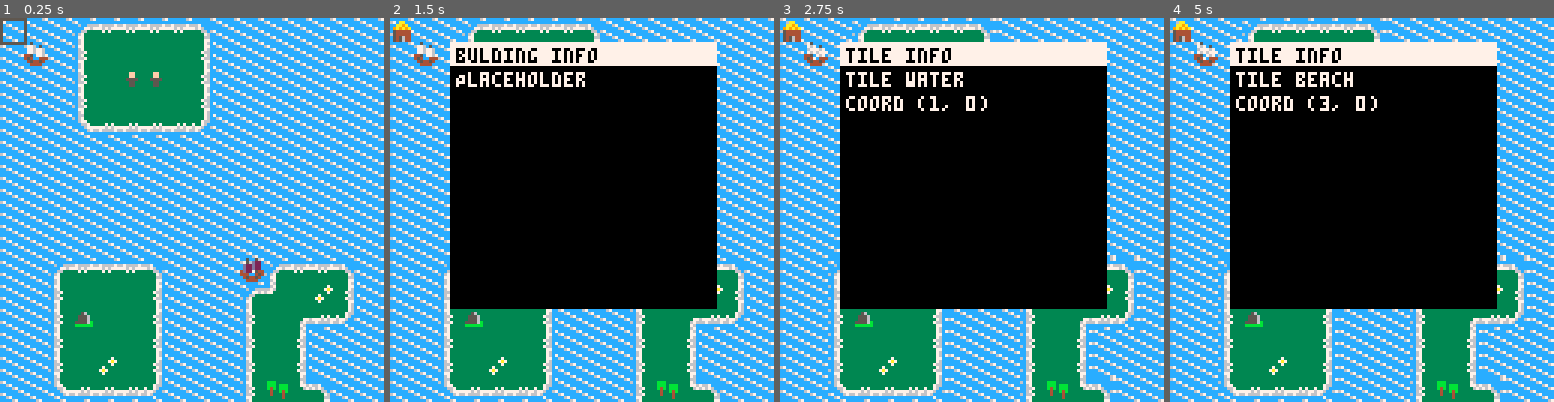
Above: before the commit, frames 1-4 (left to right).
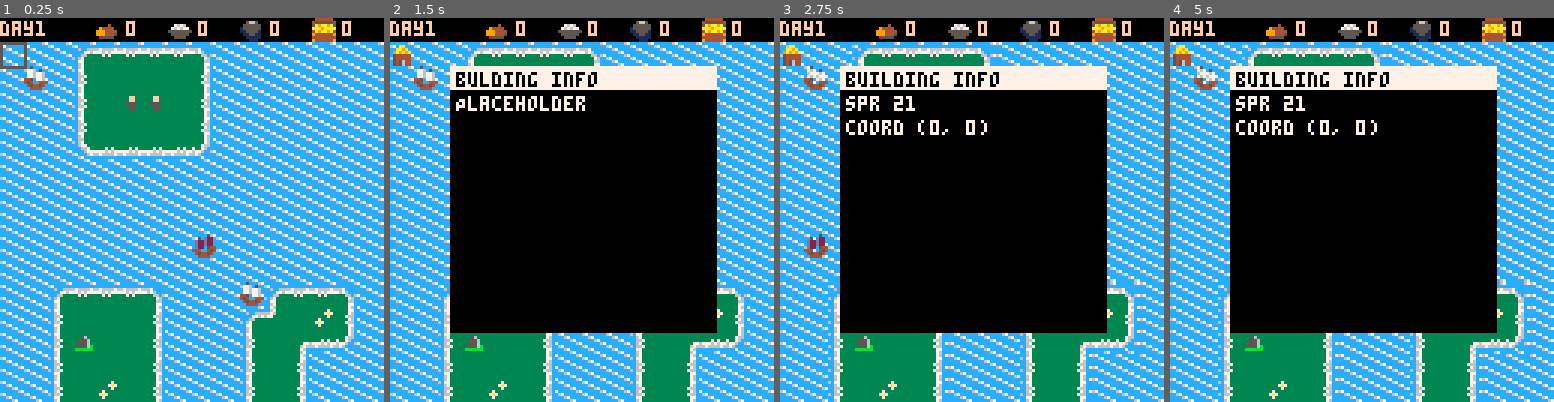
Above: after the commit, the same moments.

Repository: ignoreintuition/archipelago
Game: PICO-8 cartridge archipelago.p8
Same seed, same stepped clock (60 frames per second), same inputs: the game is played once before the commit and once after it.
Inputs:
- Up to frame 1 (0.25 s): no input
- Up to frame 2 (1.5 s): tap X (X key) at 0.33, 1.07 s; tap O (Z key) at 0.7 s
- Up to frame 3 (2.75 s): hold Right 1.6-2.1 s; tap O (Z key) at 1.7, 2.1, 2.5 s; tap X (X key) at 1.85 s; hold Up 2.15-2.42 s; hold Right from 2.47 s (still down)
- Up to frame 4 (5 s): tap O (Z key) every 0.4 s from 2.9 to 4.9 s; tap X (X key) at 2.97, 4.08 s; release Right at 3.03 s; hold Left 3.08-3.58 s; hold Down 3.63-3.97 s; hold Right 4.02-4.68 s; hold Up from 4.73 s (still down)

The runs differ from the first frame. In frame 1, 19% of the frame differs, in the area x 0-100%, y 0-100%; in frame 2, 23%; in frame 3, 23%; in frame 4, 23%.

Commit message:
updated toolbar

Diff:
--- a/archipelago.p8
+++ b/archipelago.p8
@@ -42,14 +42,14 @@
 00000000000000000000000000000000000000000000000000000000000000000000000000000000000000000000000000000000000000000000000000000000
 00000000000000000000000000000000000000000000000000000000000000000000000000000000000000000000000000000000000000000000000000000000
 00000000000000000000000000000000000000000000000000000000000000000000000000000000000000000000000000000000000000000000000000000000
-00560000004000000000000000000000008888000000000000000000000000000000000000000000000000000000000000000000000000000000000000000000
-05666600400400000000aaa000001a00080000800000000000000000000000000000000000000000000000000000000000000000000000000000000000000000
-00666660040040000099aaaa00010000808008080000000000000000000000000000000000000000000000000000000000000000000000000000000000000000
-000466600040040008888aaa00555000800880080000000000000000000000000000000000000000000000000000000000000000000000000000000000000000
-004496660004060008778aaa05556500800880080000000000000000000000000000000000000000000000000000000000000000000000000000000000000000
-044900660000666008778aa505555500808008080000000000000000000000000000000000000000000000000000000000000000000000000000000000000000
-44900000000006660888855005555500080000800000000000000000000000000000000000000000000000000000000000000000000000000000000000000000
-09000000000000660000000000555000008888000000000000000000000000000000000000000000000000000000000000000000000000000000000000000000
+00560000004000000000000000000000008888000000000000000000000000000000000004444440000000000000000000000000000000000000000000000000
+05666600400400000000aaa000001a00080000800000000000000000000000000056650045555554000000000000000000000000000000000000000000000000
+00666660040040000099aaaa0001000080800808000000000000400000767600055555505a9aa9a5000000000000000000000000000000000000000000000000
+000466600040040008888aaa005550008008800800000000094444000767677015555550aaa9aaaa000000000000000000000000000000000000000000000000
+004496660004060008778aaa0555650080088008000000009994444055555555115555104a9aa9a4000000000000000000000000000000000000000000000000
+044900660000666008778aa505555500808008080000000099944450055555500115511094444449000000000000000000000000000000000000000000000000
+44900000000006660888855005555500080000800000000008555500005555000011111044444444000000000000000000000000000000000000000000000000
+09000000000000660000000000555000008888000000000000000000000000000001110094444449000000000000000000000000000000000000000000000000
 __gff__
 00050903030303030303030303030302020202151902060a1200002529000000000000000000000000000000000000000000000000000000000000000000000000000000000000000000000000000000000000000000000000000000000000000000000000000000000000000000000000000000000000000000000000000000
 0000000000000000000000000000000000000000000000000000000000000000000000000000000000000000000000000000000000000000000000000000000000000000000000000000000000000000000000000000000000000000000000000000000000000000000000000000000000000000000000000000000000000000
--- a/src/building.lua
+++ b/src/building.lua
@@ -6,6 +6,9 @@
   b.x = x
   b.y = y
   b.active = false
+  if b.spr == farm then
+    food = food + 1
+  end
   return b
 end
 
--- a/src/classEntity.lua
+++ b/src/classEntity.lua
@@ -1,20 +1,24 @@
 global = _ENV
-class = setmetatable({
+class = setmetatable(
+  {
     new = function(_ENV, tbl)
-        tbl = tbl or {}
-        setmetatable(tbl, {
-            __index = _ENV
-        })
-        return tbl
+      tbl = tbl or {}
+      setmetatable(
+        tbl, {
+          __index = _ENV
+        }
+      )
+      return tbl
     end,
 
     init = function()
     end
-}, {
+  }, {
     __index = _ENV
-})
+  }
+)
 
 entity = class:new({
-    x = 0,
-    y = 0
+  x = 0,
+  y = 0
 })
--- a/src/dialog.lua
+++ b/src/dialog.lua
@@ -18,7 +18,7 @@
     rectfill(d.x, d.y + 8, d.x + dSize[d.sz][3], d.y + dSize[d.sz][4] - 8, 0)
     print(d.t, d.x + 2, d.y + 2, 0)
     for i, v in ipairs(d.c) do
-      print(v, d.x + 2, d.y + 10 + 8 * (i-1), 7)
+      print(v, d.x + 2, d.y + 10 + 8 * (i - 1), 7)
     end
   end
 end
--- a/src/enemy.lua
+++ b/src/enemy.lua
@@ -1,14 +1,18 @@
 function initEnemy()
-  enemyX = 10
-  enemyY = 10
+  enemyX = 8
+  enemyY = 8
+  direction = -1
 end
 
 function updateEnemy()
-if (timer % 60 == 0) then
-    enemyX = enemyX - 1
+  if timer % 120 == 0 then
+    if enemyX % 10 == 0 then
+      direction = direction * -1
+    end
+    enemyX = enemyX + direction
   end
 end
 
 function drawEnemy()
-  spr(27, enemyX*8, enemyY*8)
+  spr(27, enemyX * 8, enemyY * 8)
 end
--- a/src/game.lua
+++ b/src/game.lua
@@ -1,50 +1,60 @@
 function _init()
-    timer = 0
-    animTimer = 10
+  timer = 0
+  animTimer = 10
 
-    water = 0
-    land = 1
+  water = 0
+  land = 1
 
-    building = 1
-    unit = 2
+  building = 1
+  unit = 2
 
-    frame1 = 2
-    frame2 = 3
+  frame1 = 2
+  frame2 = 3
 
-    ship = 19
-    troop = 22
-    house = 21
-    farm = 24
-    port = 25
-    mine = 26
+  ship = 19
+  troop = 22
+  house = 21
+  farm = 24
+  port = 25
+  mine = 26
 
-    sMode = 1 --select
-    mMode = 2 --move
-    tMode = 3 --toolbar
-    dMode = 4 --dialog
+  sMode = 1
+  --select
+  mMode = 2
+  --move
+  tMode = 3
+  --toolbar
+  dMode = 4
+  --dialog
 
-    initMap()
-    initSprites()
-    initEnemy()
-    initUi()
-    initToolbar()
-    printh("Locked and stocked.")
+  wood = 0
+  food = 0
+  ore = 0
+  gold = 0
+  day = 1
+
+  initMap()
+  initSprites()
+  initEnemy()
+  initUi()
+  initToolbar()
+  printh("Locked and stocked.")
 end
 
 function _update()
-    if (timer < 0) timer = animTimer
-    timer = timer - 1
-    updateMap()
-    updateSprites()
-    updateEnemy()
-    updateUi()
+  if (timer < 0) timer = animTimer
+  timer = timer - 1
+  updateMap()
+  updateSprites()
+  updateEnemy()
+  updateUi()
 end
 
 function _draw()
-    drawMap()
-    drawSprites()
-    drawEnemy()
-    drawToolbar()
-    drawDialog()
-    drawUi()
+  drawMap()
+  drawSprites()
+  drawEnemy()
+  drawToolbar()
+  drawDialog()
+  drawUi()
 end
--- a/src/helpers.lua
+++ b/src/helpers.lua
@@ -1,25 +1,25 @@
 function animate(s)
-    if (timer == 0) then
-        if (fget(s.spr, frame1) == true) then
-            return s.spr + 1
-        else
-            return s.spr - 1
-        end
+  if timer == 0 then
+    if fget(s.spr, frame1) == true then
+      return s.spr + 1
+    else
+      return s.spr - 1
     end
-    return s.spr
+  end
+  return s.spr
 end
 
 function isTile(type, x, y)
-    tile = mget(x, y)
-    return fget(tile, type)
+  tile = mget(x, y)
+  return fget(tile, type)
 end
 
-function swapTile(x,y)
-  tile=mget(x,y)
-  mset(x,y,tile+1)
- end
+function swapTile(x, y)
+  tile = mget(x, y)
+  mset(x, y, tile + 1)
+end
 
- function unswapTile(x,y)
-  tile=mget(x,y)
-  mset(x,y,tile-1)
- end
+function unswapTile(x, y)
+  tile = mget(x, y)
+  mset(x, y, tile - 1)
+end
--- a/src/map.lua
+++ b/src/map.lua
@@ -1,10 +1,9 @@
 function initMap()
-
 end
 
 function updateMap()
   mapX = flr(c.x / 16) * 16
-  mapY = flr(c.y / 16) * 16
+  mapY = flr(c.y / 15) * 15
   if timer % 30 == 0 then
     toggleTile()
   end
@@ -13,14 +12,14 @@
 function drawMap()
   cls()
 
-  camera(mapX * 8, mapY * 8)
+  camera(mapX * 8, (mapY - 1) * 8)
 
   map(0, 0, 0, 0, 128, 64)
 end
 
 function toggleTile()
   for x = mapX, mapX + 15 do
-    for y = mapY, mapY + 15 do
+    for y = mapY, mapY + 14 do
       if isTile(2, x, y) then
         swapTile(x, y)
       elseif isTile(3, x, y) then
--- a/src/sprites.lua
+++ b/src/sprites.lua
@@ -1,71 +1,71 @@
 sprites = {}
 
 function initSprites()
-    for i, v in ipairs({{ship, 1, 1}, {ship, 10, 10}, {ship, 18, 3}, {troop, 5, 2}, {troop, 6, 2}}) do
-        addSprite(v)
-    end
+  for i, v in ipairs({ { ship, 1, 1 }, { ship, 10, 10 }, { ship, 18, 3 }, { troop, 5, 2 }, { troop, 6, 2 } }) do
+    addSprite(v)
+  end
 end
 
 function updateSprites()
-    for i, v in ipairs(sprites) do
-        if v.type == unit then
-            updateUnit(v)
-        elseif v.type == building then
-            updateBuilding(v)
-        end
+  for i, v in ipairs(sprites) do
+    if v.type == unit then
+      updateUnit(v)
+    elseif v.type == building then
+      updateBuilding(v)
     end
+  end
 end
 
 function drawSprites()
-    for i, v in ipairs(sprites) do
-        if v.type == unit then
-            drawUnit(v)
-        else
-            drawBuilding(v)
-        end
+  for i, v in ipairs(sprites) do
+    if v.type == unit then
+      drawUnit(v)
+    else
+      drawBuilding(v)
     end
+  end
 end
 
 function selectSprite(x, y)
-    for i, v in ipairs(sprites) do
-        if v.type == unit then
-            if v.x == x and v.y == y then
-                return selectUnit(v)
-            end
-        elseif v.type == building then
-            if v.x == x and v.y == y then
-                return selectBuilding(v)
-            end
-        end
+  for i, v in ipairs(sprites) do
+    if v.type == unit then
+      if v.x == x and v.y == y then
+        return selectUnit(v)
+      end
+    elseif v.type == building then
+      if v.x == x and v.y == y then
+        return selectBuilding(v)
+      end
     end
-    return false
+  end
+  return false
 end
 
 function getSpriteInfo(x, y)
-    for i, v in ipairs(sprites) do
-        if v.type == unit or v.type == building then
-            if v.x == x and v.y == y then
-                return v
-            end
-        end
+  for i, v in ipairs(sprites) do
+    if v.type == unit or v.type == building then
+      if v.x == x and v.y == y then
+        return v
+      end
     end
-    return {}
+  end
+  return {}
 end
 
 function moveSprite(x, y)
-    for i, v in ipairs(sprites) do
-        if v.sel and v.type == unit then
-            local res = moveUnit(v, x, y)
-            v.sel = not res
-            return res
-        end
+  for i, v in ipairs(sprites) do
+    if v.sel and v.type == unit then
+      local res = moveUnit(v, x, y)
+      v.sel = not res
+      return res
     end
+  end
 end
 
 function addSprite(v)
-    if v[1] == ship or v[1] == troop then
-        add(sprites, initUnit(v[1], v[2], v[3]))
-    else
-        add(sprites, initBuilding(v[1], v[2], v[3]))
-    end
+  if v[1] == ship or v[1] == troop then
+    add(sprites, initUnit(v[1], v[2], v[3]))
+  else
+    add(sprites, initBuilding(v[1], v[2], v[3]))
+  end
 end
--- a/src/tile.lua
+++ b/src/tile.lua
@@ -1,17 +1,17 @@
 function getTileInfo(x, y)
-    local t = {}
-    t.tile = mget(x, y)
-    t.terr = ""
-    if (fget(t.tile, 0) and fget(t.tile,1)) then
-      t.terr = "beach"
-    elseif fget(t.tile,0) then
-      t.terr = "water"
-    elseif (t.tile == 16) then
-      t.terr = "stone"
-    elseif (t.tile == 17) then
-      t.terr = "forest"
-    elseif (fget(t.tile,1)) then
-      t.terr = "land"
-    end
-    return t
+  local t = {}
+  t.tile = mget(x, y)
+  t.terr = ""
+  if fget(t.tile, 0) and fget(t.tile, 1) then
+    t.terr = "beach"
+  elseif fget(t.tile, 0) then
+    t.terr = "water"
+  elseif t.tile == 16 then
+    t.terr = "stone"
+  elseif t.tile == 17 then
+    t.terr = "forest"
+  elseif fget(t.tile, 1) then
+    t.terr = "land"
+  end
+  return t
 end
--- a/src/toolbar.lua
+++ b/src/toolbar.lua
@@ -1,53 +1,55 @@
 function initToolbar()
-    activeAction = 0
-    toolbarActive = false
+  activeAction = 0
+  toolbarActive = false
 end
 
 function setToolbarActive(val)
-    toolbarActive = val
+  toolbarActive = val
 end
 
 function drawToolbar()
-    if toolbarActive then
-        local x = mapX * 8 + 40
-        local y = mapY * 8 + 64
-        rectfill(x, y, x + 40, y + 8, 0)
-        spr(48, x, y)
-        spr(49, x + 8, y)
-        spr(50, x + 16, y)
-        spr(51, x + 24, y)
-        spr(52, x + 32, y)
-    end
+  if toolbarActive then
+    local x = mapX * 8 + 36
+    local y = mapY * 8 + 64
+    rectfill(x, y, x + 48, y + 16, 0)
+    spr(48, x, y)
+    spr(49, x + 8, y)
+    spr(50, x + 16, y)
+    spr(53, x + 24, y)
+    spr(51, x + 32, y)
+    spr(52, x + 40, y)
+    print(activeAction, x + 2, y + 10, 7)
+  end
 end
 
 function showToolbar()
-    tbx = mapX * 8 + 40 + 8 * activeAction
-    tby = mapY * 8 + 64
-    rect(tbx, tby, tbx + 8, tby + 8, 5)
-    if btnp(0) then
-        activeAction = (activeAction - 1) % 5
-    elseif btnp(1) then
-        activeAction = (activeAction + 1) % 5
-    elseif btnp(4) then
-        addBuilding()
-    elseif btnp(5) then
-        setToolbarActive(false)
-        mode = sMode
-    end
+  tbx = mapX * 8 + 36 + 8 * activeAction
+  tby = mapY * 8 + 64
+  rect(tbx, tby, tbx + 8, tby + 8, 5)
+  if btnp(0) then
+    activeAction = (activeAction - 1) % 6
+  elseif btnp(1) then
+    activeAction = (activeAction + 1) % 6
+  elseif btnp(4) then
+    addBuilding()
+  elseif btnp(5) then
+    setToolbarActive(false)
+    mode = sMode
+  end
 end
 
 function addBuilding()
-    if (activeAction == 0) then
-        addSprite({house, c.x, c.y})
-    elseif (activeAction == 1) then
-        addSprite({farm, c.x, c.y})
-    elseif (activeAction == 2) then
-        addSprite({mine, c.x, c.y})
-    elseif (activeAction == 3) then
-        printh('boom')
-    elseif (activeAction == 4) then
-    end
-    setToolbarActive(false)
-    activeAction = 0
-    mode = sMode
+  if activeAction == 0 then
+    addSprite({ house, c.x, c.y })
+  elseif activeAction == 1 then
+    addSprite({ farm, c.x, c.y })
+  elseif activeAction == 2 then
+    addSprite({ mine, c.x, c.y })
+  elseif activeAction == 3 then
+    printh('boom')
+  elseif activeAction == 4 then
+  end
+  setToolbarActive(false)
+  activeAction = 0
+  mode = sMode
 end
--- a/src/ui.lua
+++ b/src/ui.lua
@@ -9,18 +9,16 @@
 
 function updateUi()
   if mode == sMode or mode == mMode then
-  newX = c.x
-  newY = c.y
-  if (btnp(0)) newX = newX - 1
-  if (btnp(1)) newX = newX + 1
-  if (btnp(2)) newY = newY - 1
-  if (btnp(3)) newY = newY + 1
-  c.x = mid(0, newX, 127)
-  c.y = mid(0, newY, 63)
+    newX = c.x
+    newY = c.y
+    if (btnp(0)) newX = newX - 1 if (btnp(1)) newX = newX + 1 if (btnp(2)) newY = newY - 1 if (btnp(3)) newY = newY + 1 c.x = mid(0, newX, 127)
+    c.y = mid(0, newY, 63)
   end
 end
 
 function drawUi()
+  drawOverlay()
+
   if mode == sMode or mode == mMode then
     rect(c.x * 8, c.y * 8, c.x * 8 + c.w, c.y * 8 + c.h, 5)
     if btnp(4) then
@@ -67,3 +65,18 @@
     dialog("tile info", { "tile " .. tile.terr, "coord (" .. c.x .. ", " .. c.y .. ")" }, "lg")
   end
 end
+
+function drawOverlay()
+  local x = mapX * 8
+  local y = mapY * 8 - 8
+  rectfill(x, y, x + 128, y + 7, 0)
+  print("day" .. day, x, y + 1, 15)
+  spr(54, (x + 4) * 8, y)
+  print(wood, (x + 5) * 8 + 2, y + 1, 15)
+  spr(55, (x + 7) * 8, y)
+  print(food, (x + 8) * 8 + 2, y + 1, 15)
+  spr(56, (x + 10) * 8, y)
+  print(ore, (x + 11) * 8 + 2, y + 1, 15)
+  spr(57, (x + 13) * 8, y)
+  print(gold, (x + 14) * 8 + 2, y + 1, 15)
+end
--- a/src/unit.lua
+++ b/src/unit.lua
@@ -30,7 +30,6 @@
       u.y += 1
     elseif u.y > u.ty and canTravel(u, u.x, u.y - 1) then
       u.y -= 1
-
     end
   end
   spr(u.spr, u.x * 8, u.y * 8)
